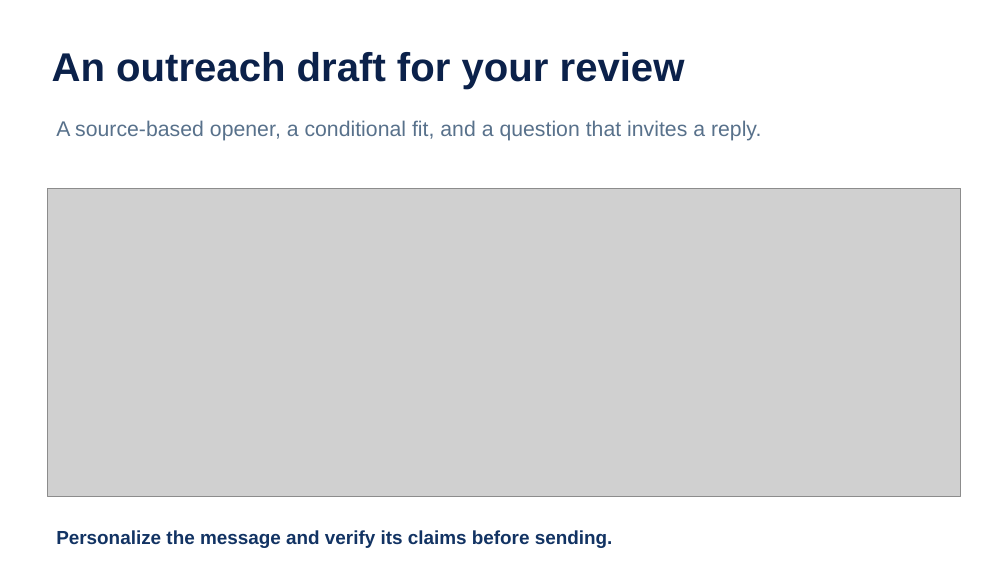
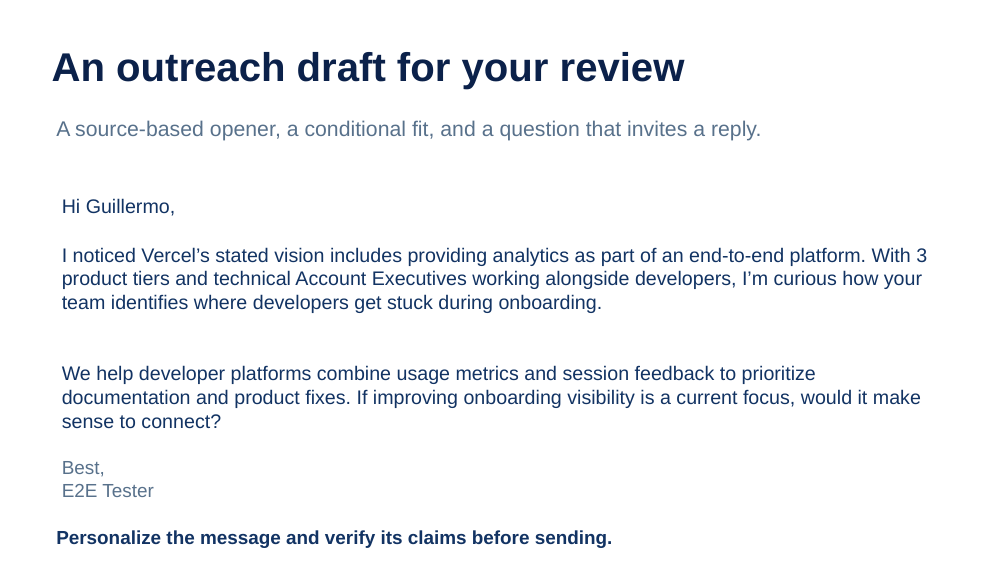
Before and after one commit to afnanahmadtariq/InsightIQ, a slide deck: slide 9 of presentation/InsightIQ-pitch-enhanced.pptx. Drawn at 1008x567 pixels with LibreOffice and Linux fonts; fonts in the diff are those of the drawing; grey boxes stand for pictures. Boxes give left, top, right and bottom in pixels: in the first picture for what was removed or moved away, otherwise in the second. Text is boxed around its words. In the diff, an @@ line names an element or a change of style, - is before the commit and + after.

```diff
--- a/presentation/InsightIQ-pitch-enhanced.pptx
+++ b/presentation/InsightIQ-pitch-enhanced.pptx
@@ picture removed at (47,188,960,496) @@
@@ text added at (62,198,175,216), 18.8 pt, text #123363 @@
+Hi Guillermo,
@@ text added at (62,247,927,313), 18.8 pt, text #123363 @@
+I noticed Vercel’s stated vision includes providing analytics as part of an end-to-end platform. With 3 product tiers and technical Account Executives working alongside developers, I’m curious how your team identifies where developers get stuck during onboarding.
@@ text added at (62,365,921,429), 18.8 pt, text #123363 @@
+We help developer platforms combine usage metrics and session feedback to prioritize documentation and product fixes. If improving onboarding visibility is a current focus, would it make sense to connect?
@@ text added at (62,461,153,497), 18 pt, text #58718B @@
+Best,
+E2E Tester
```
Also in this commit, not shown: 2 other slides changed, 3 slides added, 3 slides removed, 8 other files.
